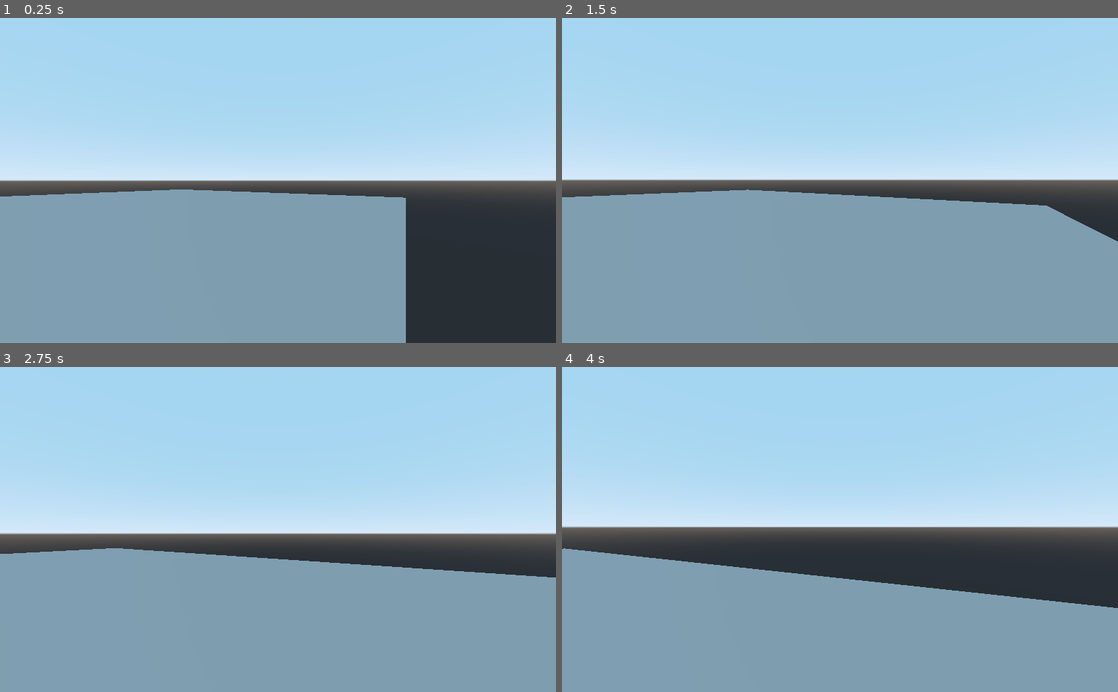
Above: before the commit, frames 1-4 (two rows, left to right).
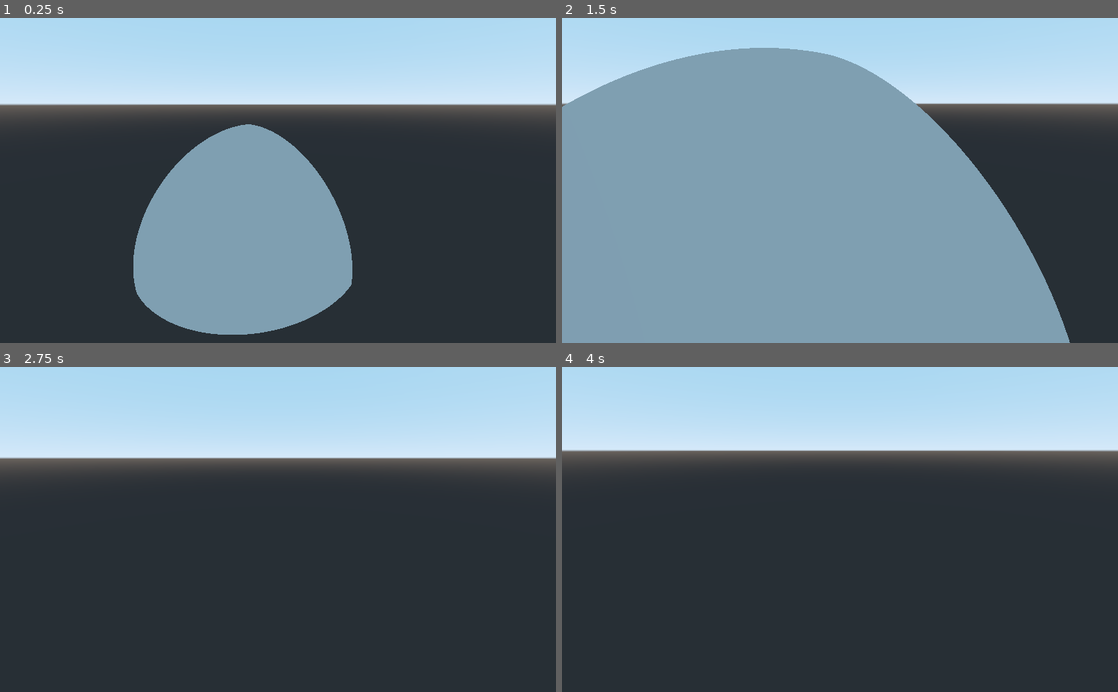
Above: after the commit, the same moments.

Repository: FrancoDoce12/GodotPlanetGame
Game: Godot game, scene res://Test.tscn
Same seed, same stepped clock (60 frames per second), same inputs: the game is played once before the commit and once after it.
Inputs (mouse positions are in pixels of both pictures, inside the frame that each line leads up to):
- Up to frame 1 (0.25 s): no input
- Up to frame 2 (1.5 s): tap Enter at 0.5 s; move the mouse to (867, 180) at 0.52 s; hold W (move_forward) from 0.53 s (still down); move the mouse to (812, 180) at 1.27 s
- Up to frame 3 (2.75 s): keep holding W (move_forward); move the mouse to (289, 523) at 2.02 s
- Up to frame 4 (4 s): keep holding W (move_forward); move the mouse to (834, 536) at 2.77 s; move the mouse to (878, 532) at 3.52 s

The runs differ from the first frame. In frame 1, 54% of the frame differs, in the area x 0-100%, y 17-100%; in frame 2, 44%; in frame 3, 75%, in the area x 0-100%, y 18-100%; in frame 4, 70%.

Commit message:
bugs fixed and start of sphere creation

Diff:
--- a/Test.tscn
+++ b/Test.tscn
@@ -9,7 +9,7 @@
 script = ExtResource( 1 )
 
 [node name="CameraRing" type="Spatial" parent="."]
-transform = Transform( -0.853114, 0, -0.521725, 0, 1, 0, 0.521725, 0, -0.853114, 0, 1.61294, 0 )
+transform = Transform( 0.739596, -0.230197, 0.632461, 0, 0.939693, 0.34202, -0.673051, -0.252957, 0.694993, -1.82239, 5.96545, -1.80798 )
 script = ExtResource( 2 )
 
 [node name="Camera" type="Camera" parent="CameraRing"]
--- a/src/generation/utils.gd
+++ b/src/generation/utils.gd
@@ -1,7 +1,6 @@
 
 func test():
-	return generateQuarterSphereMesh(5,5)
-
+	return generateQuarterSphereMesh(5,60)
 
 
 func manangeTriangle(previusIndexes:Array,indexArray:Array,reverseStep:bool):
@@ -33,9 +32,13 @@
 	var totalDegrees = 90
 	var degreeSteps = float(totalDegrees) / detail
 
-	var points = []
+	# var points = []
 	var ringsDetailsArray = []
+	var firstRingPoints
+	var notMiddlePoints = []
 	for ringY in range(detail):
+		var ringsPoints = []
+
 		var totalDegreesForY = degreeSteps * ringY
 		var y = radius * sin(deg2rad(totalDegreesForY))
 		var ringDiameter = radius * cos(deg2rad(totalDegreesForY))
@@ -47,13 +50,21 @@
 			var totalDegreesIn = degreeStepsNew * i
 			var x = ringDiameter * cos(deg2rad((totalDegreesIn)))
 			var z = ringDiameter * sin(deg2rad((totalDegreesIn)))
-			points.append(Vector3(x,y,z))
+			ringsPoints.append(Vector3(x,y,z))
+		# points.append_array(ringsPoints)
+
+		if (ringY == 0):
+			firstRingPoints = ringsPoints
+		else:
+			notMiddlePoints.append_array(ringsPoints)
+
 
 
 
 	#--------------------------------------------------------------------------
 	#------------- Starts of Indexes array creation for the mesh --------------
 	#--------------------------------------------------------------------------
+
 
 
 	var actualPointIndex = 0
@@ -61,7 +72,6 @@
 	for ring in range(ringsDetailsArray.size()):
 
 		var actualRingSize = ringsDetailsArray[ring]
-		# print(actualRingSize," -actualRingSize")
 		var nextRingSize = 0
 		# if exsist the next ring, add it
 		if (!(ring+1 >= ringsDetailsArray.size())):
@@ -73,6 +83,8 @@
 		var lastIndexes = []
 		var ringIndexesArray = []
 
+		# ----------------------- adding the ftriangles -----------------------
+
 		match ringsDiference:
 			0:
 				for _currentPoint in range(actualRingSize):
@@ -104,11 +116,15 @@
 
 					actualPointIndex = actualPointIndex + 1
 			2:
-				var grupSize = (int(nextRingSize / 2))
+				# tgis sitem uses grupes and the middel grup is larger by 1+
+				var grupNormalSize = int(nextRingSize / 2)
+				var grupSizeRest = int(nextRingSize) % 2
+				var grupesSizes = [grupNormalSize,grupSizeRest+2,grupNormalSize]
 				for grup in range(3):
+					var grupSize = grupesSizes[grup]
 					for _step in range(grupSize):
 						# there are 2 points in each step
-						# point A being the point of the bigger ring
+						# point A being the point of the current ring
 						# and point B being the point of the next ring that is in front of point A
 						var pointA = actualPointIndex
 						var pointB = actualPointIndex + actualRingSize - grup
@@ -129,8 +145,42 @@
 
 
 		indexesArray.append_array(ringIndexesArray)
-	# print(points)
-	# print(indexesArray)
+
+	#----------------------------------------------------------------
+	#-------------- Initialising the conection points  --------------
+	#----------------------------------------------------------------
+
+
+	# the button ring is the first int(ringsDetailsArray[0]) of the points Array
+	var buttonRingIndexes = []
+	for pointIndex in range(ringsDetailsArray[0]):
+		buttonRingIndexes.append(pointIndex)
+
+	# the top ring is the last int(ringsDetailsArray.back()) of the points Array
+	var topRingIndexes = []
+	for pointIndex in range(ringsDetailsArray.back()):
+		topRingIndexes.push_front(firstRingPoints.size() + notMiddlePoints.size() - pointIndex-1)
+
+	# the vertical line are the first points of each ring, meaking a perfect line with all points the same z value, z=0
+	# var verticalLineIndexes = []
+	# var verticalLineIndexesCount = 0
+	# for detailInRing in range(ringsDetailsArray):
+	# 	verticalLineIndexes.append(verticalLineIndexesCount)
+	# 	verticalLineIndexesCount = verticalLineIndexesCount + ringsDetailsArray[detailInRing]
+
+	var points = firstRingPoints + notMiddlePoints
+
+
+	print(ringsDetailsArray)
+	print(points)
+	print(indexesArray)
+
+
+
+
+
+
+
 	return createMeshInstance(points,indexesArray)
 
 
